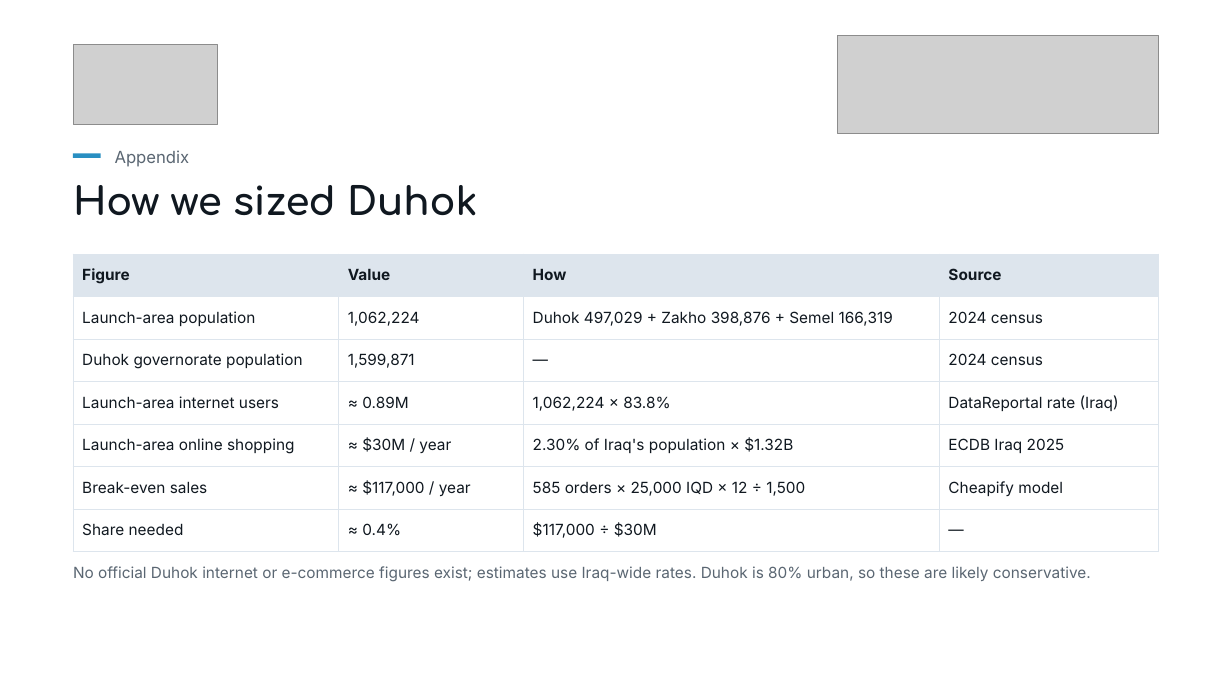
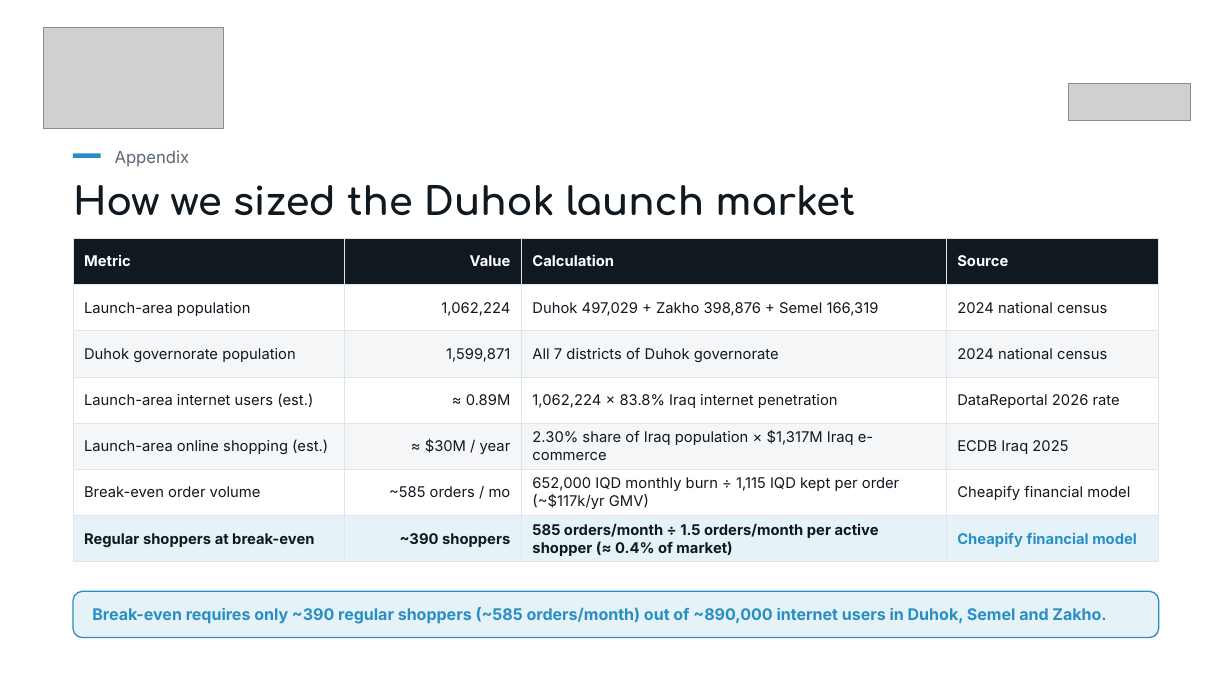
Before and after one commit to shakerbr/cheapify, a slide deck: slide 21 of presentation/Cheapify-GIZ-Pitch.pptx (slide 23 before the commit). Drawn at 1232x693 pixels with LibreOffice and Linux fonts; fonts in the diff are those of the drawing; grey boxes stand for pictures. Boxes give left, top, right and bottom in pixels: in the first picture for what was removed or moved away, otherwise in the second. Text is boxed around its words. In the diff, an @@ line names an element or a change of style, - is before the commit and + after.

Commit message:
feat: build final v4 pitch deck with embedded fonts, updated financials, and custom icons

```diff
--- a/presentation/Cheapify-GIZ-Pitch.pptx
+++ b/presentation/Cheapify-GIZ-Pitch.pptx
@@ picture resized from (x1=73, y1=44, x2=217, y2=125) to (x1=43, y1=28, x2=224, y2=128) @@
@@ picture resized from (x1=838, y1=35, x2=1160, y2=133) to (x1=1068, y1=83, x2=1190, y2=120) @@
@@ text at (x1=73, y1=185, x2=855, y2=216): text changed @@
-How we sized Duhok
+How we sized the Duhok launch market
@@ table at (x1=73, y1=238, x2=1160, y2=562) @@
-row 1, column 1: Figure
+row 1, column 1: Metric
-row 1, column 3: How
+row 1, column 3: Calculation
-row 2, column 4: 2024 census
+row 2, column 4: 2024 national census
-row 3, column 3: —
+row 3, column 3: All 7 districts of Duhok governorate
-row 3, column 4: 2024 census
+row 3, column 4: 2024 national census
-row 4: Launch-area internet users | ≈ 0.89M | 1,062,224 × 83.8% | DataReportal rate (Iraq)
+row 4: Launch-area internet users (est.) | ≈ 0.89M | 1,062,224 × 83.8% Iraq internet penetration | DataReportal 2026 rate
-row 5, column 1: Launch-area online shopping
+row 5, column 1: Launch-area online shopping (est.)
-row 5, column 3: 2.30% of Iraq's population × $1.32B
+row 5, column 3: 2.30% share of Iraq population × $1,317M Iraq e-commerce
-row 6: Break-even sales | ≈ $117,000 / year | 585 orders × 25,000 IQD × 12 ÷ 1,500 | Cheapify model
+row 6: Break-even order volume | ~585 orders / mo | 652,000 IQD monthly burn ÷ 1,115 IQD kept per order (~$117k/yr GMV) | Cheapify financial model
-row 7: Share needed | ≈ 0.4% | $117,000 ÷ $30M | —
+row 7: Regular shoppers at break-even | ~390 shoppers | 585 orders/month ÷ 1.5 orders/month per active shopper (≈ 0.4% of market) | Cheapify financial model
@@ fill #DDE5ED to #101820 in row 1 @@
@@ fill #FFFFFF to #F4F6F8 in 8 cells @@
@@ fill #FFFFFF to #E5F2F8 in row 7 @@
@@ size 12 to 11.5 pt in "Value", "Source", "Launch-area population", "1,062,224" and 6 more places @@
@@ text colour #101820 to #FFFFFF in "Value", "Source" @@
@@ alignment left to right @@
@@ table resized from (x1=73, y1=254, x2=1160, y2=552) to (x1=73, y1=238, x2=1160, y2=562) @@
@@ text removed at (x1=73, y1=566, x2=1091, y2=582) @@
-No official Duhok internet or e-commerce figures exist; estimates use Iraq-wide rates. Duhok is 80% urban, so these are likely conservative.
@@ rounded rectangle added at (x1=73, y1=592, x2=1159, y2=638), fill #E5F2F8, outline #298FC2 1 pt @@
@@ text added at (x1=92, y1=607, x2=1106, y2=624), 12.5 pt, text #298FC2, bold @@
+Break-even requires only ~390 regular shoppers (~585 orders/month) out of ~890,000 internet users in Duhok, Semel and Zakho.
```
Also in this commit, not shown: 15 other slides changed, 6 slides added, 7 slides removed, 56 other files.
